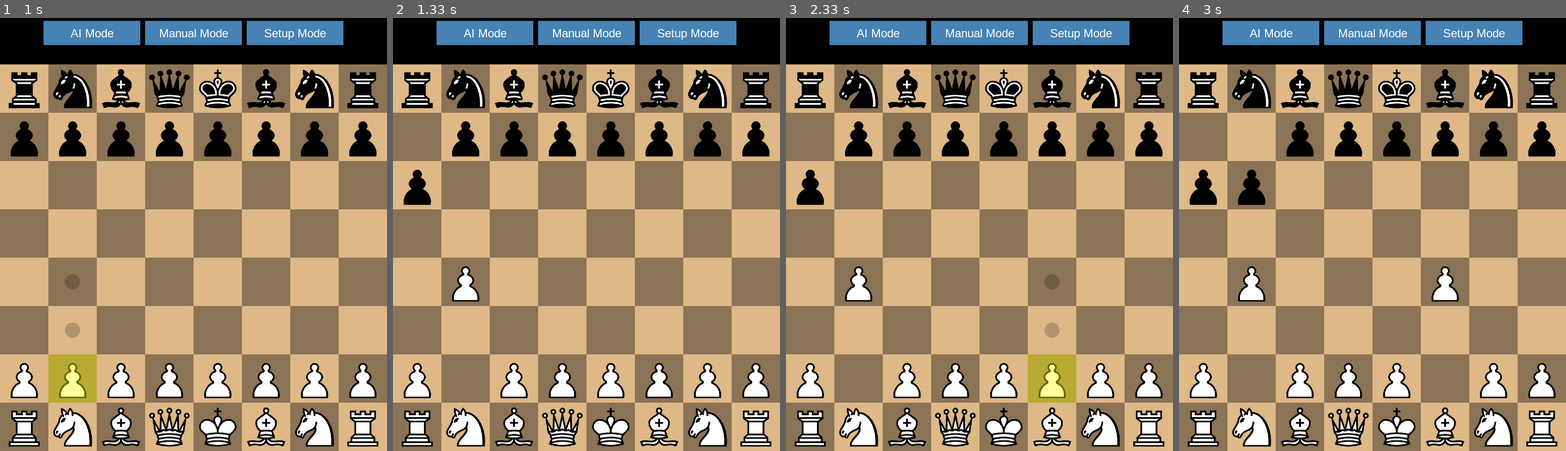
Above: before the commit, frames 1-4 (left to right).
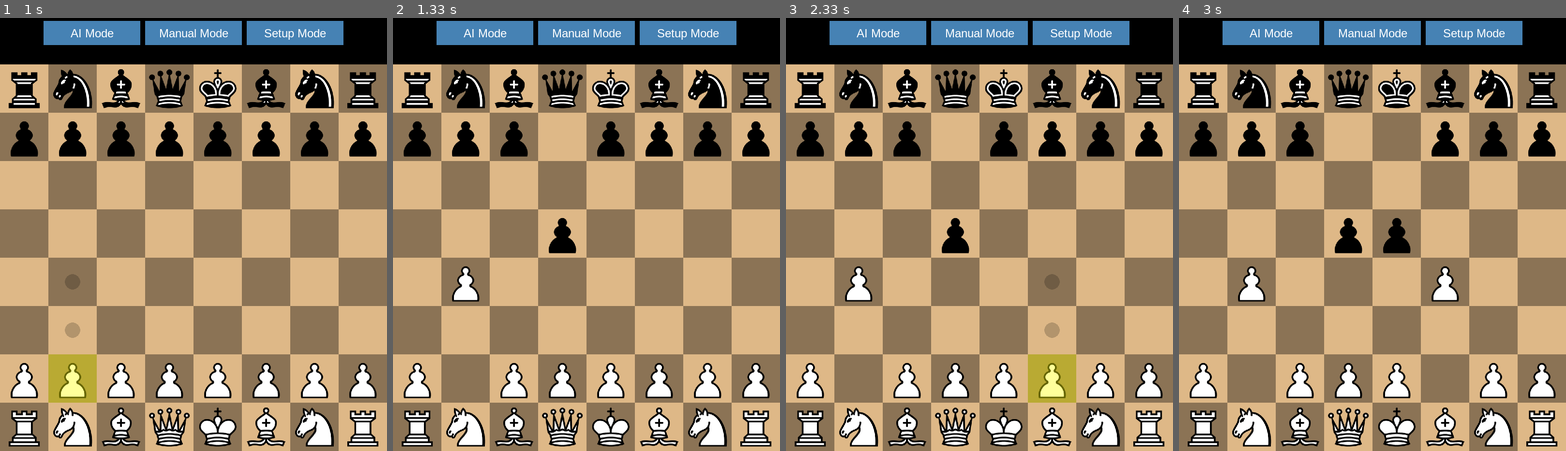
Above: after the commit, the same moments.

Repository: titaniummachine1/Pygame-Chess-Game-With-AI
Game: pygame game, started from main.py
The game is run twice, just before and just after one commit, with the same random seed, the same clock (stepped at 60 frames per second) and the same inputs.
Inputs (mouse positions are in pixels of both pictures, inside the frame that each line leads up to):
- Up to frame 1 (1 s): click (193, 234) at 0.4 s; click (92, 368) at 0.73 s
- Up to frame 2 (1.33 s): click (462, 295) at 1.07 s
- Up to frame 3 (2.33 s): click (1122, 381) at 1.4 s; click (1037, 87) at 1.73 s; click (1045, 386) at 2.07 s
- Up to frame 4 (3 s): click (1426, 290) at 2.4 s

Frame 1 is identical in both runs. In frame 2, 1.5% of the frame differs, in the area x 2-48%, y 23-55%; in frame 3, 1.5%; in frame 4, 3.0%, in the area x 2-60%, y 23-55%.

Commit message:
idk why it hates me ai halucuinates

Diff:
--- /dev/null
+++ b/chess/ai/__init__.py
@@ -0,0 +1 @@
+# This file is intentionally left blank to mark the directory as a package.
--- a/chess/ai/ai_player.py
+++ b/chess/ai/ai_player.py
@@ -1,14 +1,15 @@
 import random
 from chess.movegen import generate_all_moves
 from chess.move import Move
+from chess.ai.evaluation import evaluate_board
 
 PIECE_VALUES = {
-    'wP': 1, 'wN': 3, 'wB': 3, 'wR': 5, 'wQ': 9, 'wK': 0,
-    'bP': 1, 'bN': 3, 'bB': 3, 'bR': 5, 'bQ': 9, 'bK': 0
+    'wP': 1, 'wN': 3, 'wB': 3, 'wR': 5, 'wQ': 9, 'wK': 1000,
+    'bP': 1, 'bN': 3, 'bB': 3, 'bR': 5, 'bQ': 9, 'bK': 1000
 }
 
 class AIPlayer:
-    def __init__(self, game_state, depth=4):
+    def __init__(self, game_state, depth=3):
         self.game_state = game_state
         self.depth = depth
 
@@ -41,7 +42,7 @@
         Minimax algorithm to evaluate the board state.
         """
         if depth == 0:
-            return self.evaluate_board()
+            return evaluate_board(self.game_state)
 
         all_moves = generate_all_moves(self.game_state)
         if is_maximizing:
@@ -60,23 +61,3 @@
                 self.game_state.unmake_move(move)
                 min_eval = min(min_eval, eval)
             return min_eval
-
-    def evaluate_board(self):
-        """
-        Evaluate the board based on material count.
-        """
-        white_material = (
-            bin(self.game_state.whitePawns).count('1') * PIECE_VALUES['wP'] +
-            bin(self.game_state.whiteKnights).count('1') * PIECE_VALUES['wN'] +
-            bin(self.game_state.whiteBishops).count('1') * PIECE_VALUES['wB'] +
-            bin(self.game_state.whiteRooks).count('1') * PIECE_VALUES['wR'] +
-            bin(self.game_state.whiteQueen).count('1') * PIECE_VALUES['wQ']
-        )
-        black_material = (
-            bin(self.game_state.blackPawns).count('1') * PIECE_VALUES['bP'] +
-            bin(self.game_state.blackKnights).count('1') * PIECE_VALUES['bN'] +
-            bin(self.game_state.blackBishops).count('1') * PIECE_VALUES['bB'] +
-            bin(self.game_state.blackRooks).count('1') * PIECE_VALUES['bR'] +
-            bin(self.game_state.blackQueen).count('1') * PIECE_VALUES['bQ']
-        )
-        return white_material - black_material
--- /dev/null
+++ b/chess/ai/evaluation.py
@@ -0,0 +1,46 @@
+from chess.pieces import ALL_PIECES
+from chess.helpers.bitboard_helpers import test_bit
+from chess.ai.piece_square_tables import PAWN_TABLE, KNIGHT_TABLE, BISHOP_TABLE, ROOK_TABLE, QUEEN_TABLE, KING_TABLE
+
+PIECE_VALUES = {
+    'wP': 1, 'wN': 3, 'wB': 3, 'wR': 5, 'wQ': 9, 'wK': 0,
+    'bP': 1, 'bN': 3, 'bB': 3, 'bR': 5, 'bQ': 9, 'bK': 0
+}
+
+PIECE_SQUARE_TABLES = {
+    'wP': PAWN_TABLE, 'wN': KNIGHT_TABLE, 'wB': BISHOP_TABLE, 'wR': ROOK_TABLE, 'wQ': QUEEN_TABLE, 'wK': KING_TABLE,
+    'bP': PAWN_TABLE[::-1], 'bN': KNIGHT_TABLE[::-1], 'bB': BISHOP_TABLE[::-1], 'bR': ROOK_TABLE[::-1], 'bQ': QUEEN_TABLE[::-1], 'bK': KING_TABLE[::-1]
+}
+
+def evaluate_board(game_state):
+    """
+    Evaluate the board based on material count and piece-square tables.
+    """
+    white_material = 0
+    black_material = 0
+
+    for piece, bitboard in {
+        'wP': game_state.whitePawns,
+        'wN': game_state.whiteKnights,
+        'wB': game_state.whiteBishops,
+        'wR': game_state.whiteRooks,
+        'wQ': game_state.whiteQueen,
+        'wK': game_state.whiteKing,
+        'bP': game_state.blackPawns,
+        'bN': game_state.blackKnights,
+        'bB': game_state.blackBishops,
+        'bR': game_state.blackRooks,
+        'bQ': game_state.blackQueen,
+        'bK': game_state.blackKing
+    }.items():
+        piece_value = PIECE_VALUES[piece]
+        piece_square_table = PIECE_SQUARE_TABLES[piece]
+
+        for sq in range(64):
+            if test_bit(bitboard, sq):
+                if piece.startswith('w'):
+                    white_material += piece_value + piece_square_table[sq]
+                else:
+                    black_material += piece_value + piece_square_table[sq]
+
+    return white_material - black_material
--- /dev/null
+++ b/chess/ai/piece_square_tables.py
@@ -0,0 +1,67 @@
+# Piece-square tables for evaluating piece positions on the board.
+
+PAWN_TABLE = [
+    0, 0, 0, 0, 0, 0, 0, 0,
+    5, 5, 5, 5, 5, 5, 5, 5,
+    1, 1, 2, 3, 3, 2, 1, 1,
+    0.5, 0.5, 1, 2.5, 2.5, 1, 0.5, 0.5,
+    0, 0, 0, 2, 2, 0, 0, 0,
+    0.5, -0.5, -1, 0, 0, -1, -0.5, 0.5,
+    0.5, 1, 1, -2, -2, 1, 1, 0.5,
+    0, 0, 0, 0, 0, 0, 0, 0
+]
+
+KNIGHT_TABLE = [
+    -5, -4, -3, -3, -3, -3, -4, -5,
+    -4, -2, 0, 0, 0, 0, -2, -4,
+    -3, 0, 1, 1.5, 1.5, 1, 0, -3,
+    -3, 0.5, 1.5, 2, 2, 1.5, 0.5, -3,
+    -3, 0, 1.5, 2, 2, 1.5, 0, -3,
+    -3, 0.5, 1, 1.5, 1.5, 1, 0.5, -3,
+    -4, -2, 0, 0.5, 0.5, 0, -2, -4,
+    -5, -4, -3, -3, -3, -3, -4, -5
+]
+
+BISHOP_TABLE = [
+    -2, -1, -1, -1, -1, -1, -1, -2,
+    -1, 0, 0, 0, 0, 0, 0, -1,
+    -1, 0, 0.5, 1, 1, 0.5, 0, -1,
+    -1, 0.5, 0.5, 1, 1, 0.5, 0.5, -1,
+    -1, 0, 1, 1, 1, 1, 0, -1,
+    -1, 1, 1, 1, 1, 1, 1, -1,
+    -1, 0.5, 0, 0, 0, 0, 0.5, -1,
+    -2, -1, -1, -1, -1, -1, -1, -2
+]
+
+ROOK_TABLE = [
+    0, 0, 0, 0, 0, 0, 0, 0,
+    0.5, 1, 1, 1, 1, 1, 1, 0.5,
+    -0.5, 0, 0, 0, 0, 0, 0, -0.5,
+    -0.5, 0, 0, 0, 0, 0, 0, -0.5,
+    -0.5, 0, 0, 0, 0, 0, 0, -0.5,
+    -0.5, 0, 0, 0, 0, 0, 0, -0.5,
+    -0.5, 0, 0, 0, 0, 0, 0, -0.5,
+    0, 0, 0, 0.5, 0.5, 0, 0, 0
+]
+
+QUEEN_TABLE = [
+    -2, -1, -1, -0.5, -0.5, -1, -1, -2,
+    -1, 0, 0, 0, 0, 0, 0, -1,
+    -1, 0, 0.5, 0.5, 0.5, 0.5, 0, -1,
+    -0.5, 0, 0.5, 0.5, 0.5, 0.5, 0, -0.5,
+    0, 0, 0.5, 0.5, 0.5, 0.5, 0, -0.5,
+    -1, 0.5, 0.5, 0.5, 0.5, 0.5, 0, -1,
+    -1, 0, 0.5, 0, 0, 0, 0, -1,
+    -2, -1, -1, -0.5, -0.5, -1, -1, -2
+]
+
+KING_TABLE = [
+    -3, -4, -4, -5, -5, -4, -4, -3,
+    -3, -4, -4, -5, -5, -4, -4, -3,
+    -3, -4, -4, -5, -5, -4, -4, -3,
+    -3, -4, -4, -5, -5, -4, -4, -3,
+    -2, -3, -3, -4, -4, -3, -3, -2,
+    -1, -2, -2, -2, -2, -2, -2, -1,
+    2, 2, 0, 0, 0, 0, 2, 2,
+    2, 3, 1, 0, 0, 1, 3, 2
+]
--- a/chess/gamestate.py
+++ b/chess/gamestate.py
@@ -1,3 +1,5 @@
+# game_state.py
+
 from .bitboard import (
     test_bit, set_bit, clear_bit, coords_to_square, square_to_coords, in_bounds
 )
@@ -246,13 +248,14 @@
             self.blackQueen, self.blackKing,
             self.whiteToMove,
             self.pawnGhostSquares,
-            self.kingGhostSquares,  # Updated
+            self.whiteKingGhostSquares,
+            self.blackKingGhostSquares,
             self.whiteKingMoved, self.whiteRookAMoved, self.whiteRookHMoved,
             self.blackKingMoved, self.blackRookAMoved, self.blackRookHMoved,
             self.en_passant_target,
             self.halfmove_clock,
             self.repetition_history.copy(),
-            self.game_over  # Ensure game_over is included
+            self.game_over  # Added game_over here
         )
 
     def _restore_snapshot(self, snap):
@@ -264,13 +267,14 @@
             self.blackQueen, self.blackKing,
             self.whiteToMove,
             self.pawnGhostSquares,
-            self.kingGhostSquares,  # Updated
+            self.whiteKingGhostSquares,
+            self.blackKingGhostSquares,
             self.whiteKingMoved, self.whiteRookAMoved, self.whiteRookHMoved,
             self.blackKingMoved, self.blackRookAMoved, self.blackRookHMoved,
             self.en_passant_target,
             self.halfmove_clock,
             self.repetition_history,
-            self.game_over  # Ensure game_over is restored
+            self.game_over  # Added game_over here
         ) = snap
 
     def _opposite_side(self) -> bool:
--- /dev/null
+++ b/chess/helpers/__init__.py
@@ -0,0 +1 @@
+# This file is intentionally left blank to mark the directory as a package.
--- a/main.py
+++ b/main.py
@@ -13,7 +13,7 @@
 WIDTH, HEIGHT = 800, 800
 ROWS, COLS = 8, 8
 SQUARE_SIZE = WIDTH // COLS
-FPS = 24
+FPS = 12
 
 # Adjust window size to accommodate the mode selection buttons
 WINDOW_HEIGHT = HEIGHT + 100
